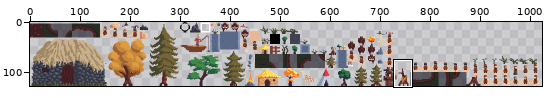
Two versions of one sprite sheet, android/assets/atlas/auto.png. The first picture is a wide view before the edit; the outline marks the close-up.
Close-up. Before the commit:
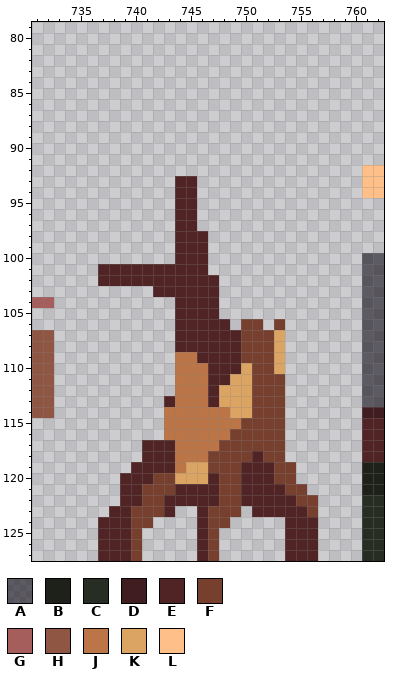
The file is 1024x128 pixels. Pixels under 10% opacity are left out. Colours within 5 levels of each other are drawn and written as one. Shown: x 731..762, y 79..127. The commit also changed other parts of the picture, which this record leaves out.
Palette (. is transparent): A #17131e9e  B #1d211a  C #282d23  D #401d20  E #502325  F #773f2e  G #a65e5d  H #8f5643  J #bb7547  K #dba463  L #ffbf89
Pixels before, first column x 731:
 92 ..............................LL
 93 .............EE...............LL
 94 .............EE...............LL
 95 .............EE.................
 96 .............EE.................
 97 .............EE.................
 98 .............EEE................
 99 .............EEE................
100 .............EEE..............AA
101 ......EEEEEEEEEE..............AA
102 ......EEEEEEEEEEE.............AA
103 ...........EEEEEE.............AA
104 GG...........EEEE.............AA
105 .............EEEE.............AA
106 .............EEEEE.FF.F.......AA
107 HH...........EEEEEEFFFK.......AA
108 HH...........EEEEEEFFFK.......AA
109 HH...........JJEEEEFFFK.......AA
110 HH...........JJJEEEKFFK.......AA
111 HH...........JJJEEKKFFF.......AA
112 HH...........JJJEKKKFFF.......AA
113 HH..........EJJJEKKKFFF.......AA
114 HH..........JJJJJJKKFFF.......DD
115 ............JJJJJJJFFFF.......EE
116 ............JJJJJJFFFFF.......EE
117 ..........EEEJJJJFFFFFF.......EE
118 ..........EEEJJJFFFFEFF.......EE
119 .........EEEEJKKFFFEEEFF......BB
120 ........EEEFFKKKEFFEEEFF......BB
121 ........EEFFFEEEEFFEEEEFF.....BB
122 ........EEFFEEEEEFFEEEEEFF....CC
123 .......EEFFFE..EFFF.EEEEEF....CC
124 ......EEEFF....EFF.....EEE....CC
125 ......EEEF.....EF......EEE....CC
126 ......EEEF.....EF......EEE....CC
127 ......EEEF.....EF......EEE....CC
The result:
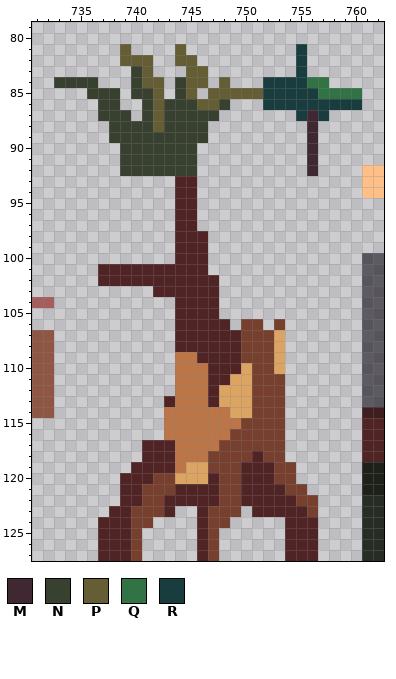
Colours new in this view: M #3f2832  N #384030  P #655e35  Q #327345  R #193d3f
Difference:
Changed rows in their new state; - is an unchanged pixel.
first column x 733:
 81 ------P----P----------R-----
 82 ------PPP--PP---------R-----
 83 -------NP---PP--------R-----
 84 NNNN---NPP-NPP-P---RRRRQQ---
 85 ---NNN-NNP-NP-PPPPPRRRRRQQQQ
 86 ----NN--NPNNNPPN---RRRRRRRRR
 87 ----NNN-NPNNNNN-------RMR---
 88 -----NNNNPNNNN---------M----
 89 -----NNNNNNNNN---------M----
 90 ------NNNNNNN----------M----
 91 ------NNNNNNN----------M----
 92 ------NNNNNNN----------M----
Pixel boxes of the changes (left, top, right, bottom) in both close-ups:
added: (54, 44, 362, 176)
